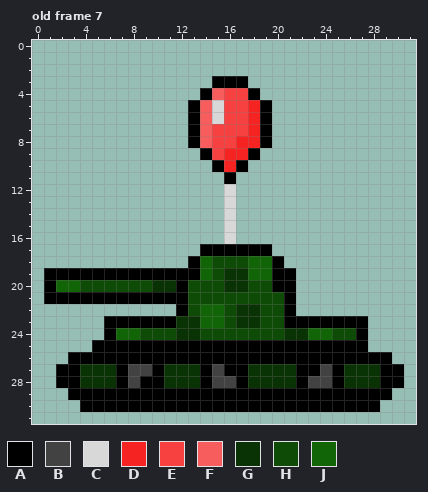
Edited in one commit: animated GIF sprite (game/tank.gif). This is how it looked before the edit.
The file is 64x64 pixels, drawn in blocks of 2x2; one block is one cell here. Colours within 5 levels of each other are drawn and written as one. Shown: old frame 7. The old version is drawn lined up with the new one. The commit also changed other frames, which this record leaves out.
Palette (. is transparent): A #000000  B #424242  C #d8d8d8  D #f62323  E #f74040  F #f85d5d  G #093304  H #0d4b06  J #116507
Pixels before, old frame 7, first column x 1:
 3 ..............AAA.............
 4 .............AFEEA............
 5 ............AFCEEDA...........
 6 ............AFCEEDA...........
 7 ............AFEEEDA...........
 8 ............AFEEDDA...........
 9 .............AEDDA............
10 ..............ADA.............
11 ...............A..............
12 ...............C..............
13 ...............C..............
14 ...............C..............
15 ...............C..............
16 ...............C..............
17 .............AAAAAA...........
18 ............AJHHHJJA..........
19 AAAAAAAAAAAAAJHGGJJAA.........
20 AJJHHHHHHGGAHHHGGHHAA.........
21 AAAAAAAAAAAAHHHHHHHHA.........
22 ...........AHJJHGGHHA.........
23 .....AAAAAAGGJJHGGHHAAAAAAA...
24 .....AJJHHHGGHHHHHHHGGJJHHA...
25 ....AAAAAAAAAAAAAAAAAAAAAAA...
26 ..AAAAAAAAAAAAAAAAAAAAAAAAAAA.
27 .AAGGGABBAGGGABAAGGGGAABAGGGAA
28 .AAGGGABAAGGGABBAGGGGABBAGGGAA
29 ..AAAAAAAAAAAAAAAAAAAAAAAAAAA.
30 ...AAAAAAAAAAAAAAAAAAAAAAAAA..
Now the later version:
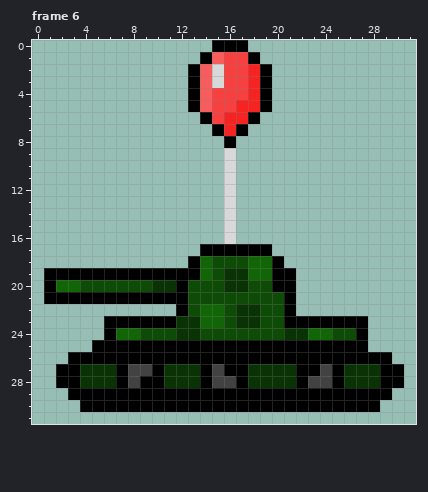
A new or re-ordered frame is compared with the old frame closest to it.
Log entry: Added difficulty levels&Mod tank sprite
What changed:
{"change": "whole drawing moved by +0,+2 (the old picture is shown already moved)"}
{"change": "frames re-ordered"}
{"where": "frame 6 against old frame 7"}
{"frame":6,"y":0,"x":15,"old":"...","new":"AAA"}
{"frame":6,"y":1,"x":14,"old":".....","new":"AFEEA"}
{"frame":6,"y":2,"x":13,"old":".......","new":"AFCEEDA"}
{"frame":6,"y":3,"x":13,"old":"..AAA..","new":"AFCEEDA"}
{"frame":6,"y":4,"x":13,"old":".AF","new":"AFE"}
{"frame":6,"y":4,"x":18,"old":"A.","new":"DA"}
{"frame":6,"y":5,"x":15,"old":"C","new":"E"}
{"frame":6,"y":5,"x":17,"old":"E","new":"D"}
{"frame":6,"y":6,"x":13,"old":"AFCEEDA","new":".AEDDA."}
{"frame":6,"y":7,"x":13,"old":"AFEEEDA","new":"..ADA.."}
{"frame":6,"y":8,"x":13,"old":"AFEEDDA","new":"...A..."}
{"frame":6,"y":9,"x":14,"old":"AEDDA","new":"..C.."}
{"frame":6,"y":10,"x":15,"old":"ADA","new":".C."}
{"frame":6,"y":11,"x":16,"old":"A","new":"C"}
